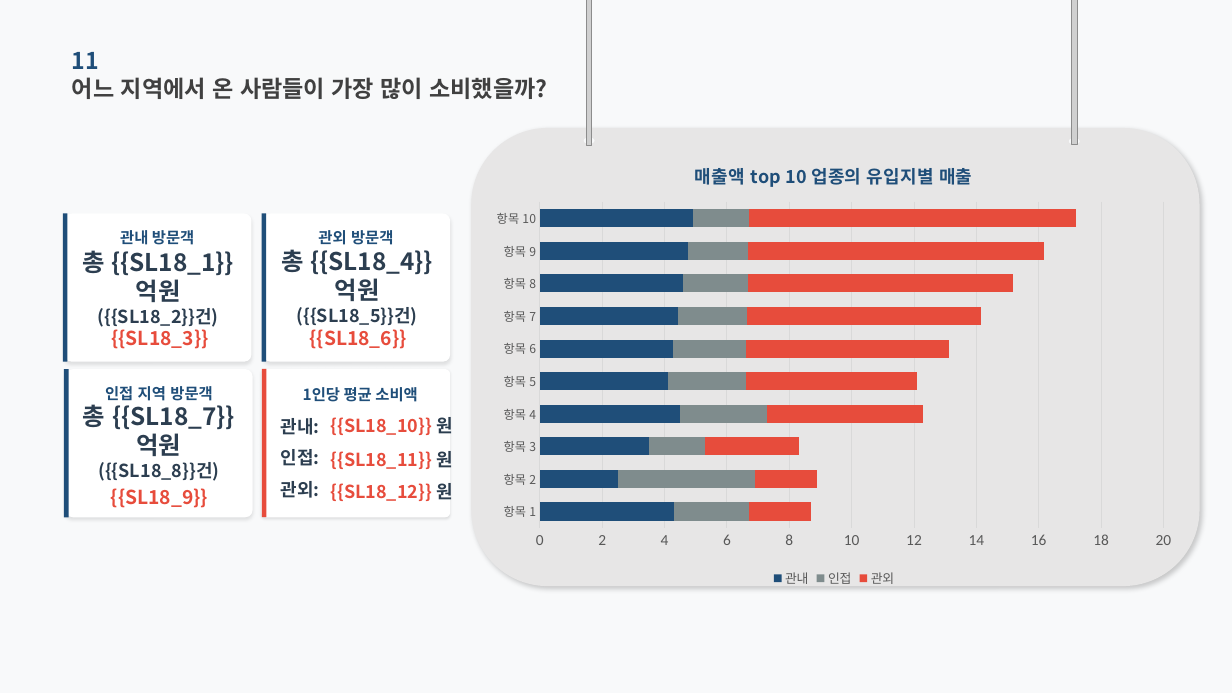
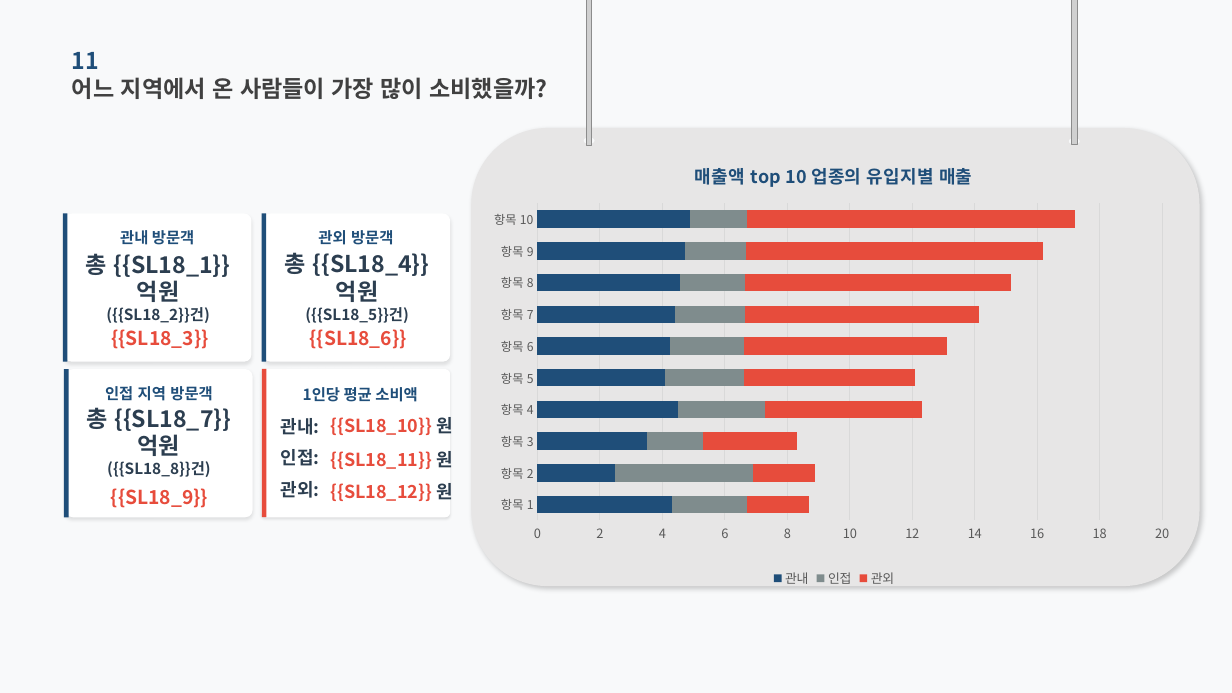
Before and after one commit to roddms/auto-report, a slide deck: slide 18 of template/master.pptx. Drawn at 1232x693 pixels with LibreOffice and Linux fonts; fonts in the diff are those of the drawing; grey boxes stand for pictures; background and template pictures are left out. Boxes give left, top, right and bottom in pixels: in the first picture for what was removed or moved away, otherwise in the second. Text is boxed around its words. In the diff, an @@ line names an element or a change of style, - is before the commit and + after.

```diff
--- a/template/master.pptx
+++ b/template/master.pptx
@@ bar stacked chart at (482, 144, 1186, 592) @@
@@ value axis changed @@
@@ plot area changed @@
@@ text "총 {{SL18_1}}억원 ({{SL18_2}}건)" at (86, 253, 231, 323): size 19 to 18 pt in "총 {{SL18_1}}억원"; size 14 to 12 pt in "({{SL18_2}}건)" @@
@@ text "총 {{SL18_4}}억원 ({{SL18_5}}건)" at (285, 252, 430, 323): size 19 to 18 pt in "총 {{SL18_4}}억원"; size 14 to 12 pt in "({{SL18_5}}건)" @@
@@ text "총 {{SL18_7}}억원 ({{SL18_8}}건)" at (87, 407, 232, 477): size 19 to 18 pt in "총 {{SL18_7}}억원"; size 14 to 12 pt in "({{SL18_8}}건)" @@
```
Also in this commit, not shown: 11 other slides changed, 15 other files.
